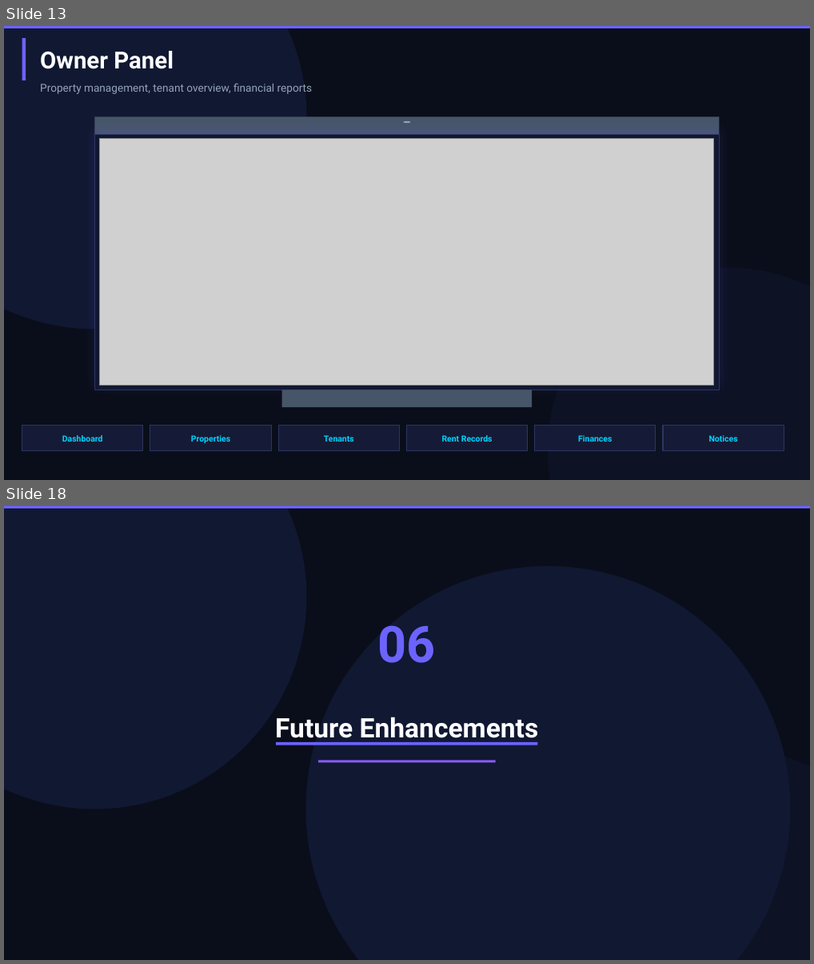
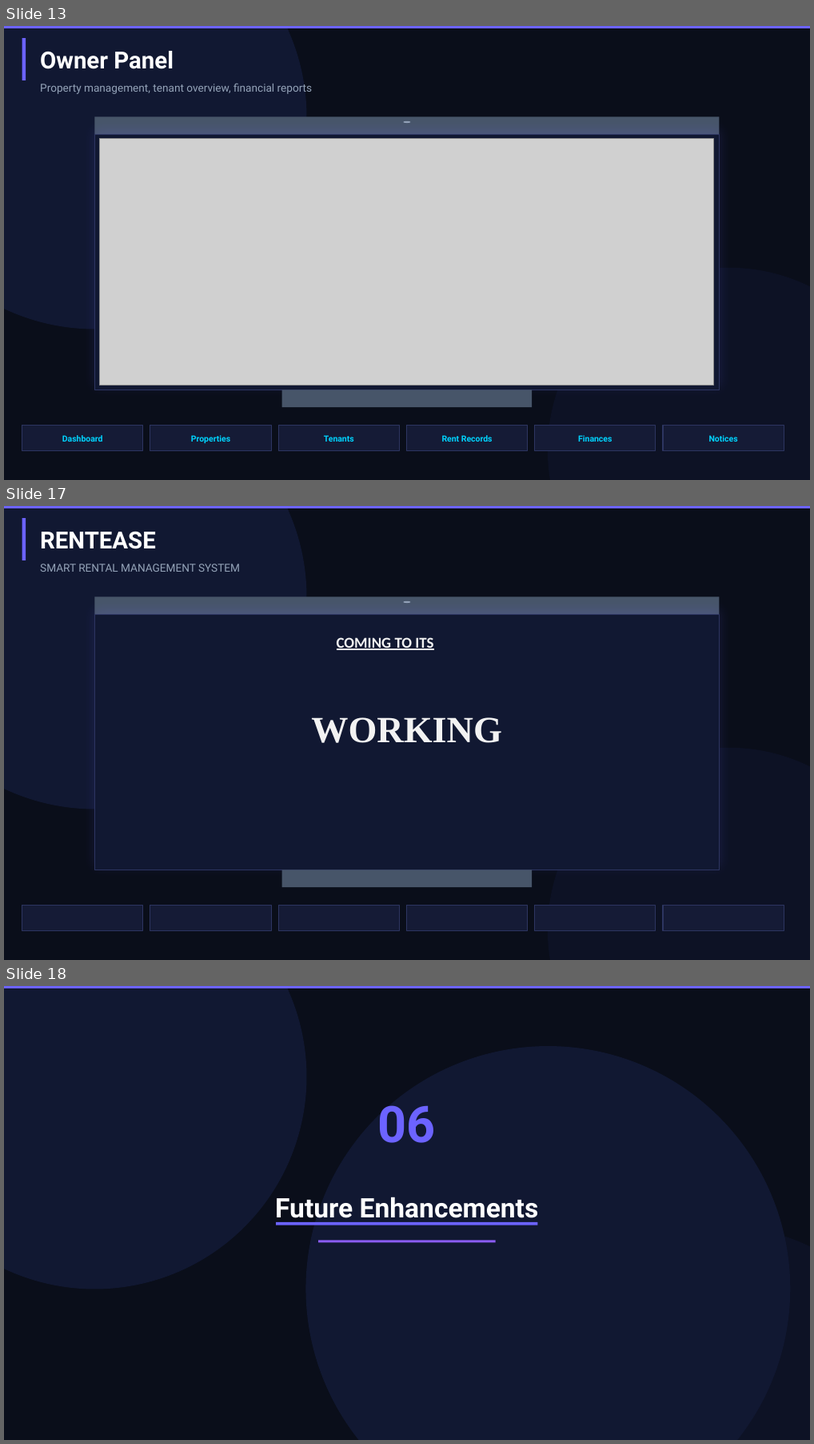
Before and after one commit to mohammadmojahid7894-design/RentEase, a slide deck: tmp_pptx/NEW_PPT.pptx. Shown one above the other, each under a label of ours: slides 13 and 18 before the commit, slides 13, 17 and 18 after it; the slides between them are not shown. The pictures are 814x964 and 814x1444 pixels, drawn with LibreOffice and Linux fonts; fonts in the diff are those of the drawing; grey boxes stand for pictures. Boxes give left, top, right and bottom in pixels: in the first picture for what was removed or moved away, otherwise in the second. Text is boxed around its words. In the diff, an @@ line names an element or a change of style, - is before the commit and + after.

```diff
--- a/tmp_pptx/NEW_PPT.pptx
+++ b/tmp_pptx/NEW_PPT.pptx
@@ slide 17 added at (4,506,810,960), background #FFFFFF @@
@@ rectangle added at (4,506,810,960), fill #0A0E1A @@
@@ ellipse added at (4,506,306,808), fill #111832, outline #111832 1 pt @@
@@ rectangle added at (4,506,810,508), fill #6C63FF @@
@@ rectangle added at (22,518,26,560), fill #6C63FF @@
@@ text added at (40,531,156,549), 28 pt, text #FFFFFF, bold @@
+RENTEASE
@@ text added at (40,564,240,572), 13 pt, text #94A3B8 @@
+SMART RENTAL MANAGEMENT SYSTEM
@@ rectangle added at (94,596,720,614), fill #475569 @@
@@ ellipse added at (404,601,411,603), fill #94A3B8 @@
@@ rectangle added at (94,614,720,869), fill #111832, outline #2D3561 1 pt @@
@@ text added at (337,637,434,650), 18 pt, text #F2F2F2, bold, underline @@
+COMING TO ITS
@@ text added at (311,717,502,743), 44 pt, text #F2F2F2, bold @@
+WORKING
@@ ellipse added at (549,748,810,960), fill #0D1225, outline #0D1225 1 pt @@
@@ rectangle added at (282,869,532,887), fill #475569 @@
@@ rectangle added at (22,905,143,931), fill #151B36, outline #2D3561 1 pt @@
@@ rectangle added at (150,905,271,931), fill #151B36, outline #2D3561 1 pt @@
@@ rectangle added at (278,905,400,931), fill #151B36, outline #2D3561 1 pt @@
@@ rectangle added at (407,905,528,931), fill #151B36, outline #2D3561 1 pt @@
@@ rectangle added at (535,905,656,931), fill #151B36, outline #2D3561 1 pt @@
@@ rectangle added at (663,905,784,931), fill #151B36, outline #2D3561 1 pt @@
```
Also in this commit, not shown: 5 slides changed, 1 slide removed, 26 other files.
